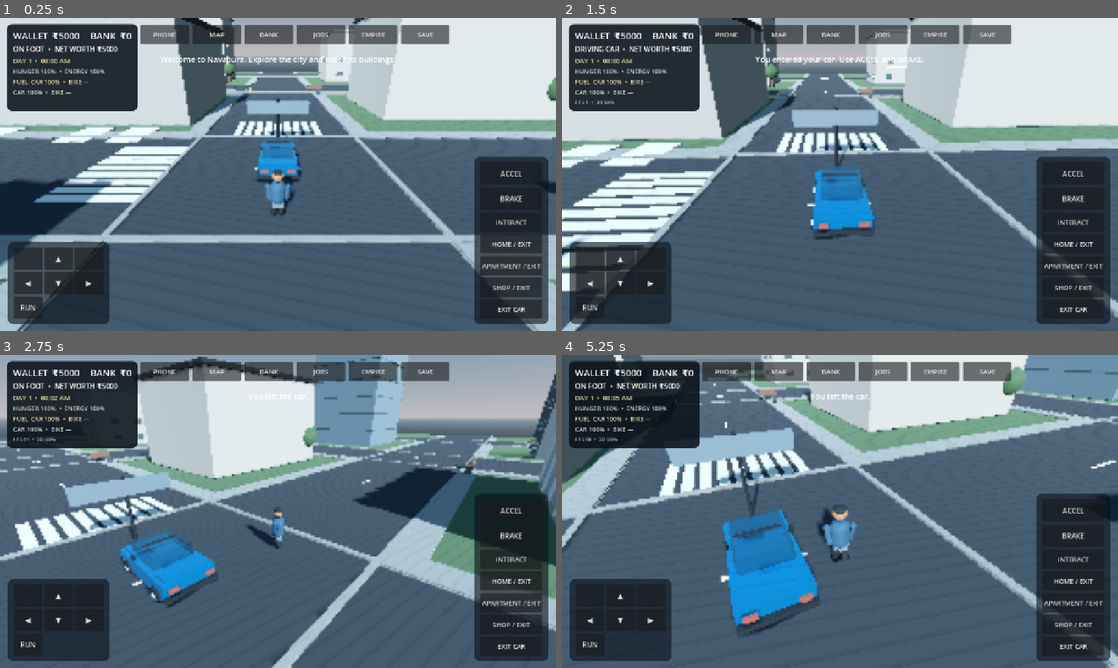
Above: before the commit, frames 1-4 (two rows, left to right).
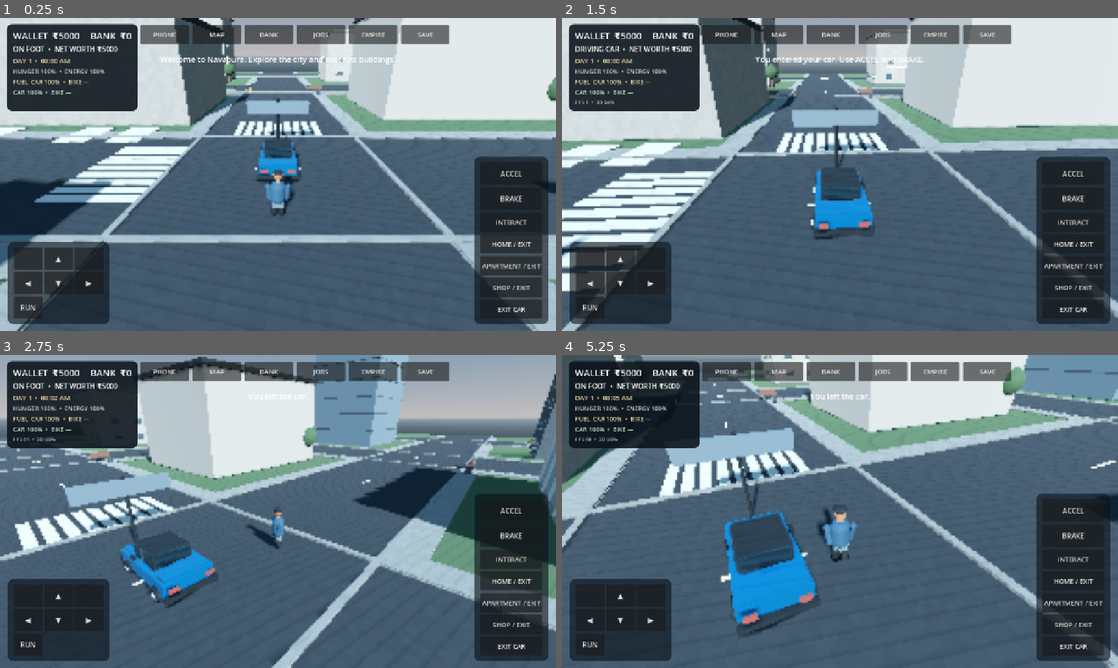
Above: after the commit, the same moments.

Repository: g82202773-coder/-blue-orbit-731
Game: Godot game, scene res://scenes/main.tscn
Two runs of this game, one before a commit and one after it. Both use one fixed random seed, a clock stepped at 60 frames per second and the inputs below.
Inputs (mouse positions are in pixels of both pictures, inside the frame that each line leads up to):
- Up to frame 1 (0.25 s): no input
- Up to frame 2 (1.5 s): move the mouse to (962, 158) at 0.52 s; hold D (move_right) 0.53-1.25 s; tap E (interact) at 0.6 s; click (962, 158) at 0.67 s; drag from (728, 190) to (812, 237) at 1.27 s
- Up to frame 3 (2.75 s): move the mouse to (333, 442) at 2.02 s; hold D (move_right) from 2.03 s (still down); tap E (interact) at 2.1 s
- Up to frame 4 (5.25 s): release D (move_right) at 2.75 s; drag from (812, 574) to (673, 464) at 2.77 s; move the mouse to (1006, 558) at 3.52 s; hold A (move_left) 3.53-4.25 s; tap E (interact) at 3.6, 5.1 s; drag from (673, 464) to (756, 433) at 4.27 s; move the mouse to (867, 511) at 5.02 s; hold S (move_back) from 5.03 s (still down); click (867, 511) at 5.17 s

The runs differ from the first frame. In frame 1, 0.4% of the frame differs, in the area x 46-55%, y 38-53%; in frame 2, 0.9%; in frame 3, 1.0%; in frame 4, 2.0%, in the area x 28-52%, y 49-87%.

Commit message:
Add procedural PBR surface grain and detailed vehicle glazing

Diff:
--- a/scripts/main.gd
+++ b/scripts/main.gd
@@ -218,11 +218,11 @@
     # Physically based materials: higher-frequency surface response and less
     # saturated colours help the mobile renderer read as a real city.
     mats = {
-        "asphalt": _material(Color("#34383b"), 0.96),
+        "asphalt": _make_weathered_material(Color("#34383b"), 0.96, 3.8),
         "road_line": _material(Color("#d8cfad"), 0.82),
-        "sidewalk": _material(Color("#858783"), 0.92),
+        "sidewalk": _make_weathered_material(Color("#858783"), 0.92, 2.4),
         "grass": _material(Color("#4d6044"), 1.0),
-        "concrete": _material(Color("#9b9992"), 0.94),
+        "concrete": _make_weathered_material(Color("#9b9992"), 0.94, 2.0),
         "cream": _material(Color("#aaa69d"), 0.88),
         "blue": _material(Color("#647681"), 0.76),
         "brick": _material(Color("#76594b"), 0.93),
@@ -238,10 +238,10 @@
         "yellow": _material(Color("#c7a75d"), 0.52),
         "white": _material(Color("#d0cec6"), 0.68),
         "red": _material(Color("#91483f"), 0.78),
-        "facade_light": _material(Color("#aaa69d"), 0.88),
-        "facade_sand": _material(Color("#9b8e7c"), 0.9),
-        "facade_dark": _material(Color("#62696b"), 0.84),
-        "facade_stone": _material(Color("#8d918e"), 0.94),
+        "facade_light": _make_weathered_material(Color("#aaa69d"), 0.88, 1.6),
+        "facade_sand": _make_weathered_material(Color("#9b8e7c"), 0.9, 1.6),
+        "facade_dark": _make_weathered_material(Color("#62696b"), 0.84, 1.6),
+        "facade_stone": _make_weathered_material(Color("#8d918e"), 0.94, 1.6),
         "window_frame": _material(Color("#30383c"), 0.48),
         "roof_gravel": _material(Color("#696b68"), 0.98)
     }
@@ -252,6 +252,42 @@
     result.roughness = rough
     result.metallic = 0.0
     result.specular_mode = BaseMaterial3D.SPECULAR_SCHLICK_GGX
+    return result
+
+func _make_weathered_material(base_color: Color, roughness: float, grain_scale: float) -> ShaderMaterial:
+    # Lightweight world-space procedural grain: subtle concrete/asphalt variation
+    # without shipping large texture files or adding extra draw calls.
+    var shader := Shader.new()
+    shader.code = """
+shader_type spatial;
+render_mode diffuse_burley, specular_schlick_ggx;
+uniform vec4 base_tint : source_color = vec4(0.5, 0.5, 0.5, 1.0);
+uniform float surface_roughness : hint_range(0.0, 1.0) = 0.9;
+uniform float grain_scale = 2.0;
+varying vec3 world_position;
+float hash31(vec3 p) {
+    p = fract(p * 0.1031);
+    p += dot(p, p.yzx + 33.33);
+    return fract((p.x + p.y) * p.z);
+}
+void vertex() {
+    world_position = (MODEL_MATRIX * vec4(VERTEX, 1.0)).xyz;
+}
+void fragment() {
+    vec3 cell = floor(world_position * grain_scale);
+    float broad = hash31(cell);
+    float fine = hash31(floor(world_position * grain_scale * 7.0));
+    float variation = 0.955 + broad * 0.065 + fine * 0.018;
+    ALBEDO = base_tint.rgb * variation;
+    ROUGHNESS = surface_roughness;
+    METALLIC = 0.0;
+}
+"""
+    var result := ShaderMaterial.new()
+    result.shader = shader
+    result.set_shader_parameter("base_tint", base_color)
+    result.set_shader_parameter("surface_roughness", roughness)
+    result.set_shader_parameter("grain_scale", grain_scale)
     return result
 
 func _make_glass_material() -> StandardMaterial3D:
@@ -1326,14 +1362,25 @@
         arm.rotation.z = side * -0.12
         player_arms.append(arm)
 
+    var neck := MeshInstance3D.new()
+    var neck_mesh := CylinderMesh.new()
+    neck_mesh.top_radius = 0.09
+    neck_mesh.bottom_radius = 0.11
+    neck_mesh.height = 0.18
+    neck.mesh = neck_mesh
+    neck.position = Vector3(0.0, 0.79, 0.0)
+    neck.material_override = mats["skin"]
+    player.add_child(neck)
     var head := MeshInstance3D.new()
     var head_mesh := SphereMesh.new()
-    head_mesh.radius = 0.205
-    head_mesh.height = 0.41
+    head_mesh.radius = 0.19
+    head_mesh.height = 0.38
     head.mesh = head_mesh
-    head.position = Vector3(0.0, 0.93, 0.0)
+    head.position = Vector3(0.0, 0.99, 0.0)
     head.material_override = mats["skin"]
     player.add_child(head)
+    var face := _box_mesh(player, Vector3(0.20, 0.12, 0.035), Vector3(0.0, 0.96, -0.17), mats["skin"], "Face")
+    face.rotation.x = -0.08
     var hair := MeshInstance3D.new()
     var hair_mesh := SphereMesh.new()
     hair_mesh.radius = 0.21
@@ -1379,8 +1426,17 @@
     car.add_child(collider)
 
     # Sculpted body layers, glazing, lamps, grille and properly grounded wheels.
-    _box_mesh(car, Vector3(2.0, 0.66, 3.8), Vector3(0.0, 0.0, 0.0), mats["car"], "CarBody")
-    _box_mesh(car, Vector3(1.55, 0.68, 1.82), Vector3(0.0, 0.57, -0.10), mats["glass"], "Cabin")
+    _box_mesh(car, Vector3(1.94, 0.58, 3.72), Vector3(0.0, 0.02, 0.0), mats["car"], "CarBody")
+    # Separate windshield, rear glass and side glazing read as automotive glass,
+    # rather than one opaque cuboid cabin.
+    _box_mesh(car, Vector3(1.48, 0.56, 1.68), Vector3(0.0, 0.58, -0.08), mats["dark"], "CabinFrame")
+    _box_mesh(car, Vector3(1.34, 0.43, 0.055), Vector3(0.0, 0.65, -0.96), mats["glass"], "FrontWindshield")
+    _box_mesh(car, Vector3(1.34, 0.43, 0.055), Vector3(0.0, 0.65, 0.80), mats["glass"], "RearWindshield")
+    for side in [-1.0, 1.0]:
+        _box_mesh(car, Vector3(0.055, 0.42, 0.68), Vector3(side * 0.75, 0.65, -0.52), mats["glass"], "FrontSideWindow")
+        _box_mesh(car, Vector3(0.055, 0.42, 0.62), Vector3(side * 0.75, 0.65, 0.34), mats["glass"], "RearSideWindow")
+        _box_mesh(car, Vector3(0.07, 0.52, 0.08), Vector3(side * 0.75, 0.60, -0.08), mats["metal"], "CabinPillar")
+    _box_mesh(car, Vector3(1.72, 0.10, 0.95), Vector3(0.0, 0.36, -1.28), mats["car"], "Bonnet")
     _box_mesh(car, Vector3(1.70, 0.12, 0.95), Vector3(0.0, 0.36, -1.28), mats["car"], "Bonnet")
     _box_mesh(car, Vector3(1.72, 0.12, 0.70), Vector3(0.0, 0.37, 1.45), mats["car"], "Boot")
     _box_mesh(car, Vector3(2.04, 0.18, 0.18), Vector3(0.0, -0.21, -1.98), mats["dark"], "FrontBumper")
